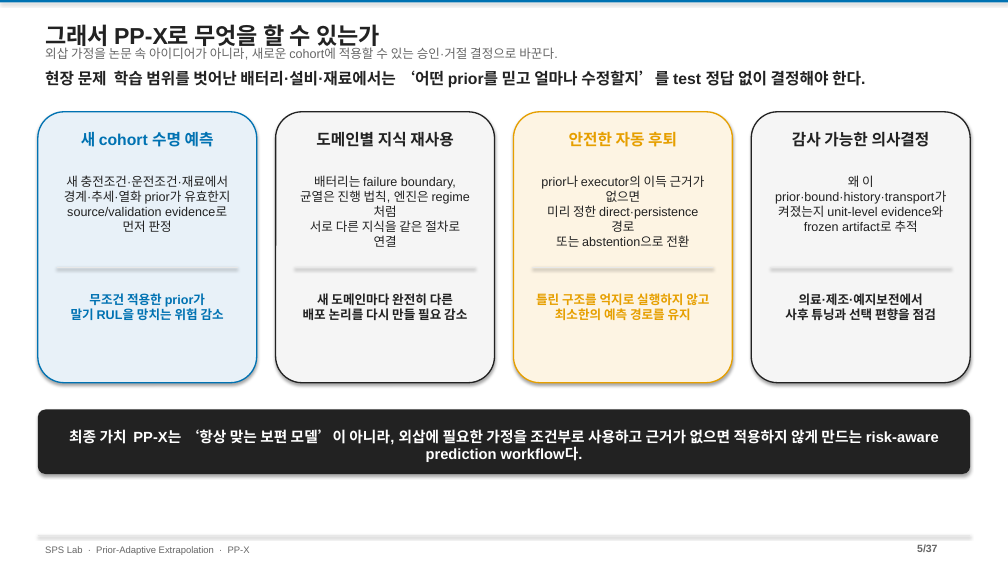
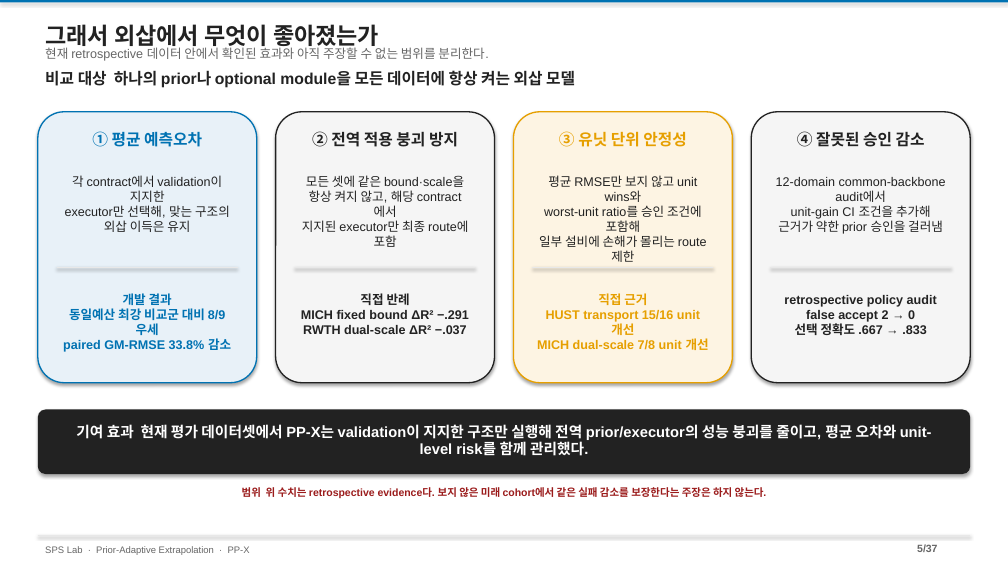
Before and after one commit to amumujs-create/pp-extrapolation, a slide deck: slide 5 of ppt/PP-X_Research_Detailed_v2.pptx. Drawn at 1008x567 pixels with LibreOffice and Linux fonts; fonts in the diff are those of the drawing. Boxes give left, top, right and bottom in pixels: in the first picture for what was removed or moved away, otherwise in the second. Text is boxed around its words. In the diff, an @@ line names an element or a change of style, - is before the commit and + after.

```diff
--- a/ppt/PP-X_Research_Detailed_v2.pptx
+++ b/ppt/PP-X_Research_Detailed_v2.pptx
@@ text at bbox=[45, 24, 379, 49]: text changed @@
-그래서 PP-X로 무엇을 할 수 있는가
+그래서 외삽에서 무엇이 좋아졌는가
@@ text at bbox=[45, 45, 488, 61]: text changed @@
-외삽 가정을 논문 속 아이디어가 아니라, 새로운 cohort에 적용할 수 있는 승인·거절 결정으로 바꾼다.
+현재 retrospective 데이터 안에서 확인된 효과와 아직 주장할 수 없는 범위를 분리한다.
@@ text at bbox=[45, 70, 575, 88]: text changed @@
-현장 문제 학습 범위를 벗어난 배터리·설비·재료에서는 ‘어떤 prior를 믿고 얼마나 수정할지’를 test 정답 없이 결정해야 한다.
+비교 대상 하나의 prior나 optional module을 모든 데이터에 항상 켜는 외삽 모델
@@ text at bbox=[92, 131, 202, 147]: text changed @@
-새 cohort 수명 예측
+① 평균 예측오차
@@ text at bbox=[312, 131, 458, 147]: text changed @@
-도메인별 지식 재사용
+② 전역 적용 붕괴 방지
@@ text at bbox=[559, 131, 686, 147]: text changed @@
-안전한 자동 후퇴
+③ 유닛 단위 안정성
@@ text at bbox=[797, 131, 925, 147]: text changed @@
-감사 가능한 의사결정
+④ 잘못된 승인 감소
@@ text at bbox=[65, 175, 230, 232]: text changed @@
-새 충전조건·운전조건·재료에서
-경계·추세·열화 prior가 유효한지
-source/validation evidence로 먼저 판정
+각 contract에서 validation이 지지한
+executor만 선택해, 맞는 구조의
+외삽 이득은 유지
@@ text at bbox=[302, 175, 468, 247]: text changed @@
-배터리는 failure boundary,
-균열은 진행 법칙, 엔진은 regime처럼
-서로 다른 지식을 같은 절차로 연결
+모든 셋에 같은 bound·scale을
+항상 켜지 않고, 해당 contract에서
+지지된 executor만 최종 route에 포함
@@ text at bbox=[539, 175, 707, 262]: text changed @@
-prior나 executor의 이득 근거가 없으면
-미리 정한 direct·persistence 경로
-또는 abstention으로 전환
+평균 RMSE만 보지 않고 unit wins와
+worst-unit ratio를 승인 조건에 포함해
+일부 설비에 손해가 몰리는 route 제한
@@ text at bbox=[776, 177, 946, 234]: text changed @@
-왜 이 prior·bound·history·transport가
-켜졌는지 unit-level evidence와
-frozen artifact로 추적
+12-domain common-backbone audit에서
+unit-gain CI 조건을 추가해
+근거가 약한 prior 승인을 걸러냄
@@ text at bbox=[63, 293, 231, 352]: text changed @@
-무조건 적용한 prior가
-말기 RUL을 망치는 위험 감소
+개발 결과
+동일예산 최강 비교군 대비 8/9 우세
+paired GM-RMSE 33.8% 감소
@@ text at bbox=[301, 293, 469, 334]: text changed @@
-새 도메인마다 완전히 다른
-배포 논리를 다시 만들 필요 감소
+직접 반례
+MICH fixed bound ΔR² −.291
+RWTH dual-scale ΔR² −.037
@@ text at bbox=[537, 293, 709, 350]: text changed @@
-틀린 구조를 억지로 실행하지 않고
-최소한의 예측 경로를 유지
+직접 근거
+HUST transport 15/16 unit 개선
+MICH dual-scale 7/8 unit 개선
@@ text at bbox=[784, 295, 937, 335]: text changed @@
-의료·제조·예지보전에서
-사후 튜닝과 선택 편향을 점검
+retrospective policy audit
+false accept 2 → 0
+선택 정확도 .667 → .833
@@ text at bbox=[76, 424, 932, 456]: text changed @@
-최종 가치 PP-X는 ‘항상 맞는 보편 모델’이 아니라, 외삽에 필요한 가정을 조건부로 사용하고 근거가 없으면 적용하지 않게 만드는 risk-aware prediction workflow다.
+기여 효과 현재 평가 데이터셋에서 PP-X는 validation이 지지한 구조만 실행해 전역 prior/executor의 성능 붕괴를 줄이고, 평균 오차와 unit-level risk를 함께 관리했다.
@@ text added at bbox=[242, 487, 767, 498], 10 pt, text #9B1C1C, bold @@
+범위 위 수치는 retrospective evidence다. 보지 않은 미래 cohort에서 같은 실패 감소를 보장한다는 주장은 하지 않는다.
```
Also in this commit, not shown: 1 other file.
